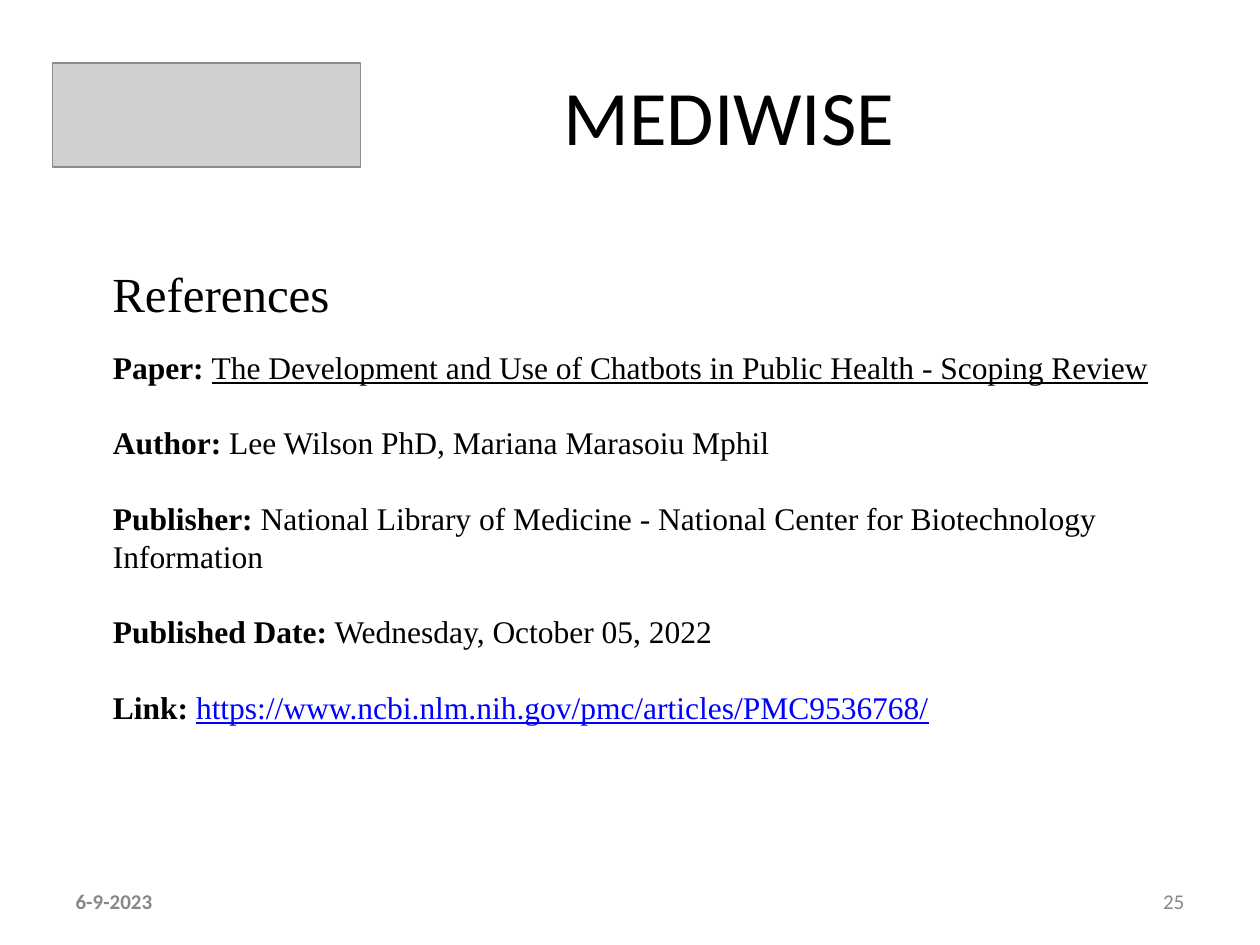
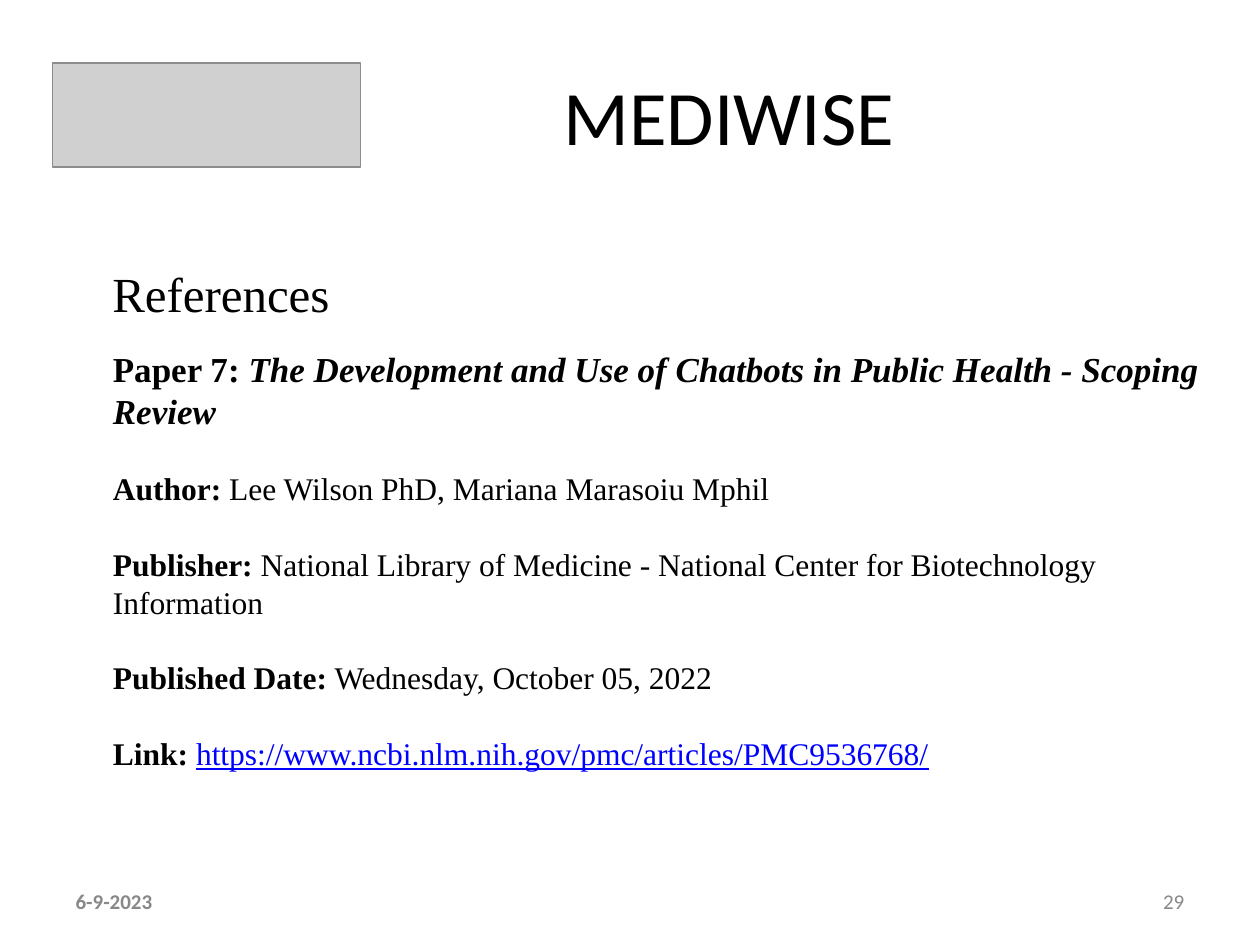
Before and after one commit to ani23-11/MediWise, a slide deck: slide 29 of ppt and references/Main - PPT Template Ctech.pptx (slide 25 before the commit). Drawn at 1260x945 pixels with LibreOffice and Linux fonts; fonts in the diff are those of the drawing; grey boxes stand for pictures. Boxes give left, top, right and bottom in pixels: in the first picture for what was removed or moved away, otherwise in the second. Text is boxed around its words. In the diff, an @@ line names an element or a change of style, - is before the commit and + after.

```diff
--- a/ppt and references/Main - PPT Template Ctech.pptx
+++ b/ppt and references/Main - PPT Template Ctech.pptx
@@ text at (113, 357, 1198, 425): text changed; size 18 to 20 pt; bold on; italic on @@
-Paper: The Development and Use of Chatbots in Public Health - Scoping Review
+Paper 7: The Development and Use of Chatbots in Public Health - Scoping Review
@@ page number at (1163, 895, 1184, 909): text changed @@
-25
+29
```
Also in this commit, not shown: 19 other slides changed, 4 slides added, 1 other file.
